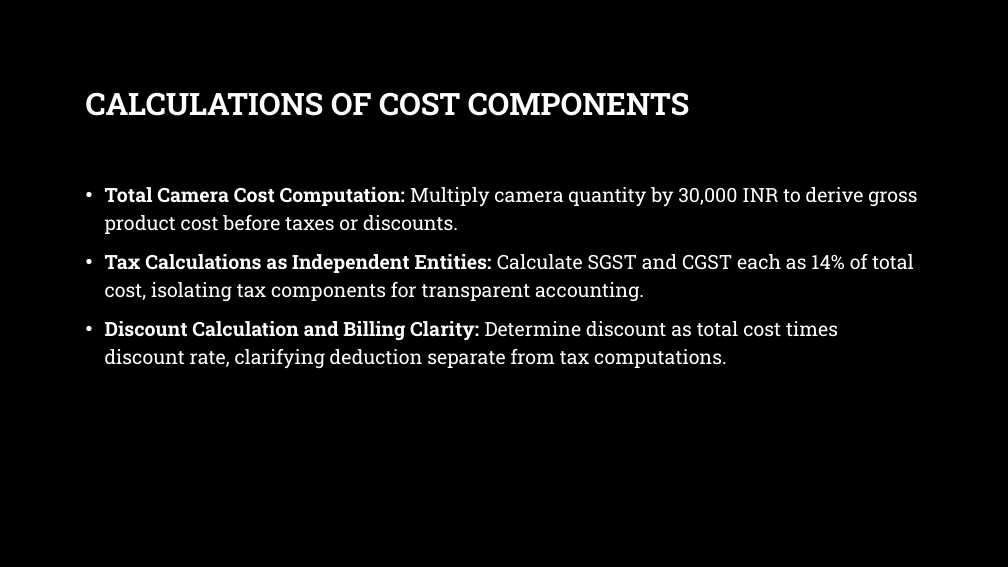
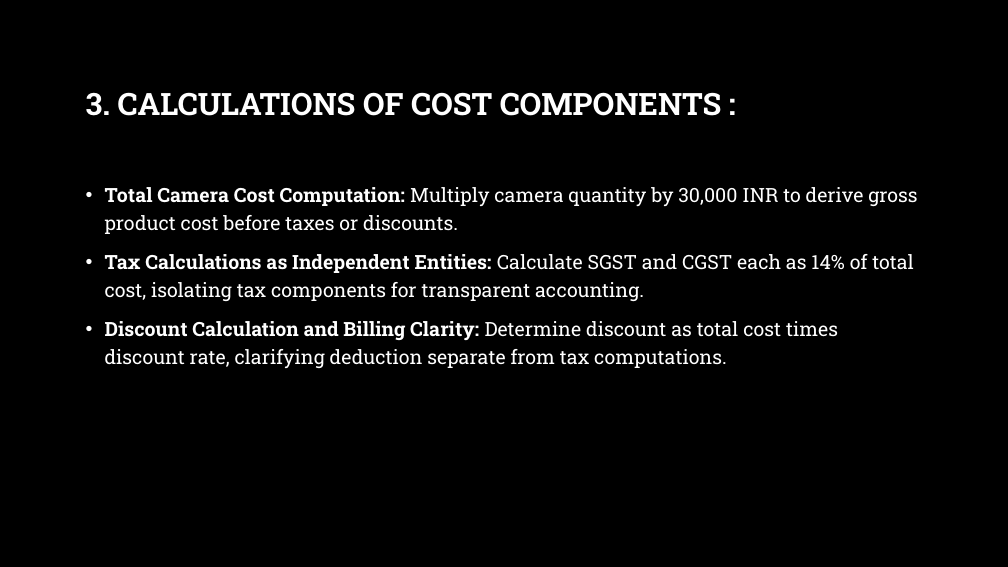
Before and after one commit to mahi2008324/BILLING_project, a slide deck: slide 5 of Billing.ppt.pptx. Drawn at 1008x567 pixels with LibreOffice and Linux fonts; fonts in the diff are those of the drawing; background and template pictures are left out. Boxes give left, top, right and bottom in pixels: in the first picture for what was removed or moved away, otherwise in the second. Text is boxed around its words. In the diff, an @@ line names an element or a change of style, - is before the commit and + after.

```diff
--- a/Billing.ppt.pptx
+++ b/Billing.ppt.pptx
@@ title at [86,92,722,116]: text changed @@
-CALCULATIONS OF COST COMPONENTS
+3. CALCULATIONS OF COST COMPONENTS :
```
Also in this commit, not shown: 6 other slides changed, 2 slides added, 2 other files.
